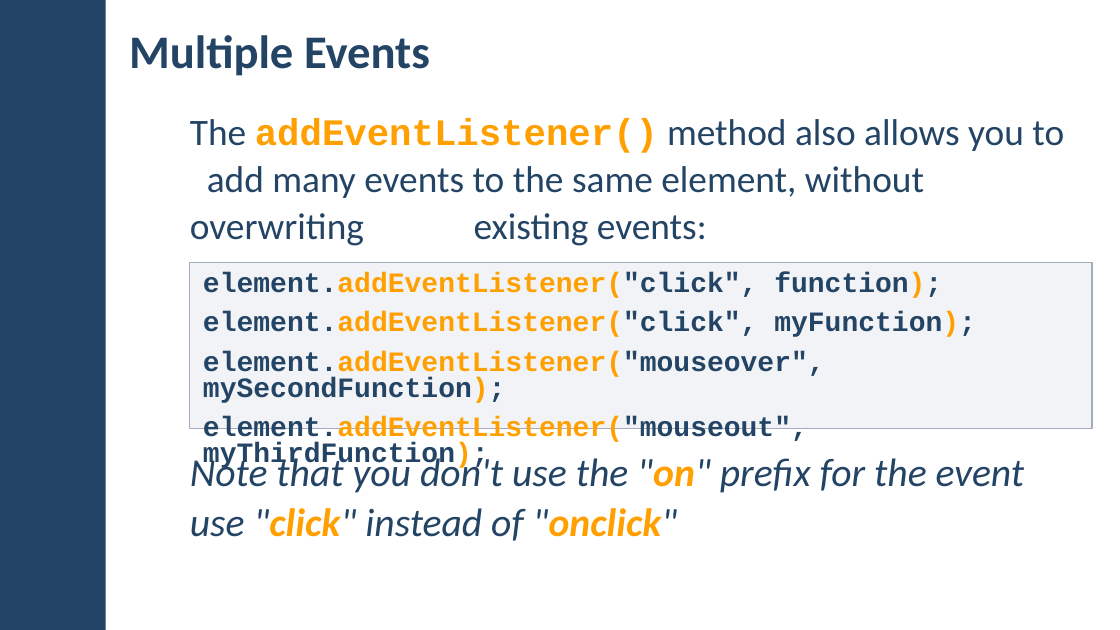
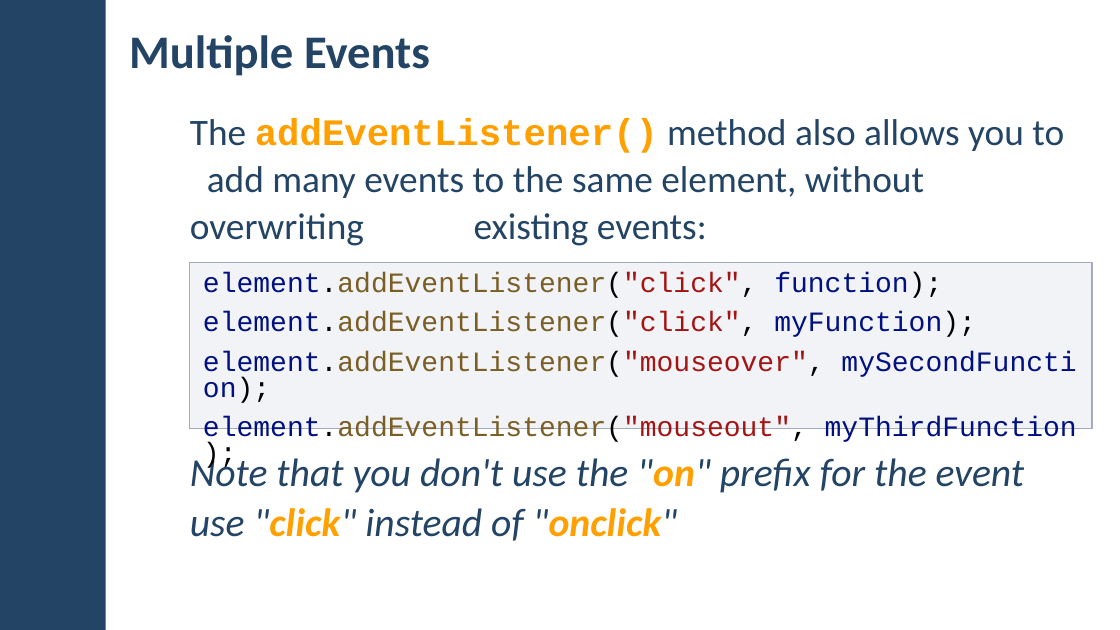
Before and after one commit to ErayErol/Software-University-Courses, a slide deck: slide 53 of JS Advanced - 2019.09.16/06. DOM Manipulations/LAB/JS-Advanced-DOM-Manipulations.pptx (slide 35 before the commit). Drawn at 1120x630 pixels with LibreOffice and Linux fonts; fonts in the diff are those of the drawing; background and template pictures are left out. Boxes give left, top, right and bottom in pixels: in the first picture for what was removed or moved away, otherwise in the second. Text is boxed around its words. In the diff, an @@ line names an element or a change of style, - is before the commit and + after.

```diff
--- a/JS Advanced - 2019.09.16/06. DOM Manipulations/LAB/JS-Advanced-DOM-Manipulations.pptx
+++ b/JS Advanced - 2019.09.16/06. DOM Manipulations/LAB/JS-Advanced-DOM-Manipulations.pptx
@@ rectangle "element.addEventListener("click", function);" at [190,262,1092,429]: text colour #234465 to #001080, text colour #234465 to #000000, text colour #FFA000 to #000000 in "element.addEventListener("click", function);", "element.addEventListener("click", myFunction);", "element.addEventListener("mouseover", mySecondFunction);", "element.addEventListener("mouseout", myThirdFunction);"; text colour #FFA000 to #795E26, text colour #234465 to #A31515 in "element.addEventListener("click",", "element.addEventListener("click",", "element.addEventListener("mouseover",", "element.addEventListener("mouseout","; bold off @@
```
Also in this commit, not shown: 9 other slides changed, 48 slides added, 28 slides removed, 1 other file.
